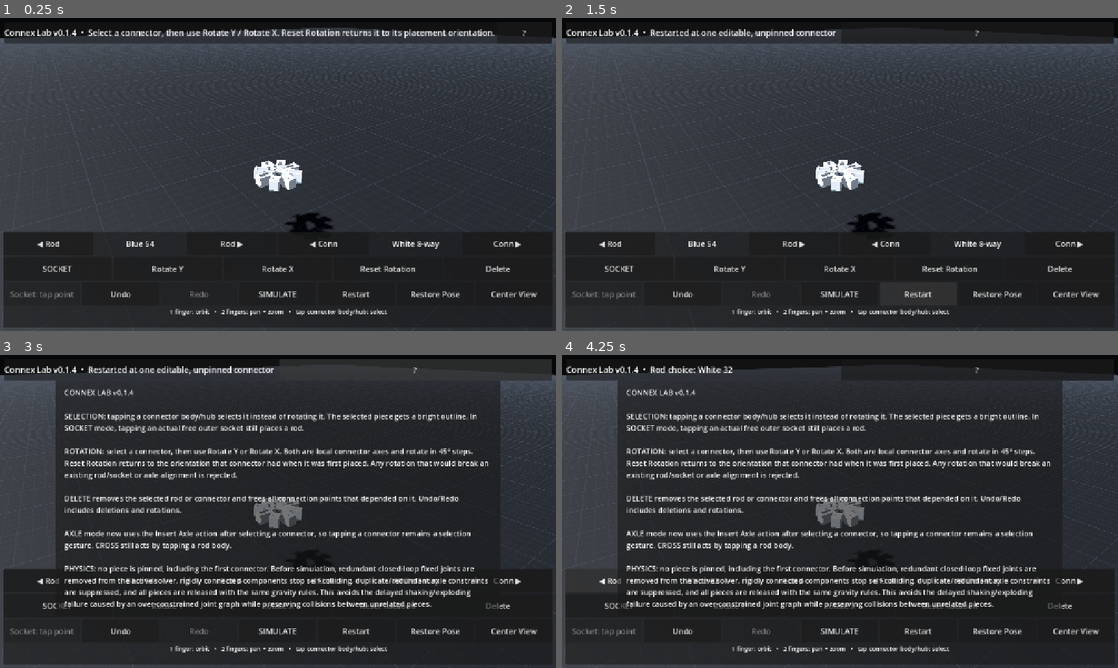
Above: before the commit, frames 1-4 (two rows, left to right).
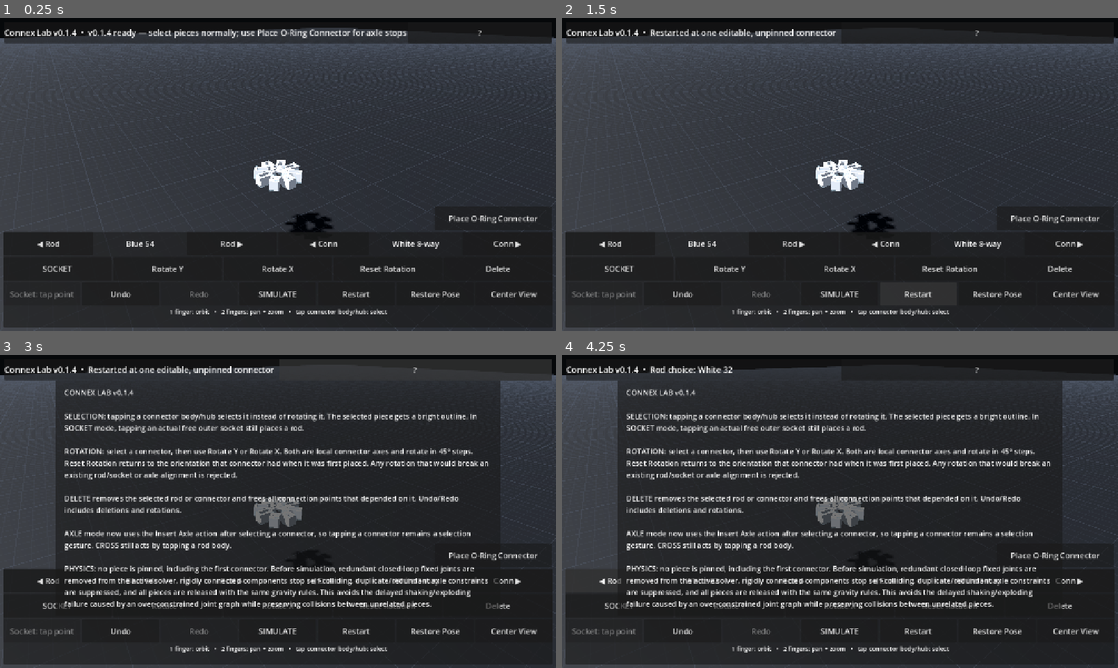
Above: after the commit, the same moments.

Repository: pixel375/connex
Game: Godot game, scene res://Main.tscn
The game is run twice, just before and just after one commit, with the same random seed, the same clock (stepped at 60 frames per second) and the same inputs.
Inputs:
- Up to frame 1 (0.25 s): no input
- Up to frame 2 (1.5 s): click "Restart" at 0.5 s; click "Restart" at 1.25 s
- Up to frame 3 (3 s): click "Restart" at 2 s; click "?" at 2.75 s
- Up to frame 4 (4.25 s): click "◀ Rod" at 3.5 s

The runs differ from the first frame. In frame 1, 1.2% of the frame differs, in the area x 15-100%, y 3-68%; in frame 2, 0.2%; in frame 3, 0.2%; in frame 4, 0.2%.

Commit message:
chore: enable O-ring axle stop controller

Diff:
--- a/Main.tscn
+++ b/Main.tscn
@@ -1,6 +1,6 @@
 [gd_scene load_steps=2 format=3]
 
-[ext_resource type="Script" path="res://scripts/main_v014.gd" id="1_main"]
+[ext_resource type="Script" path="res://scripts/main_v014_orings.gd" id="1_main"]
 
 [node name="Main" type="Node3D"]
 script = ExtResource("1_main")
